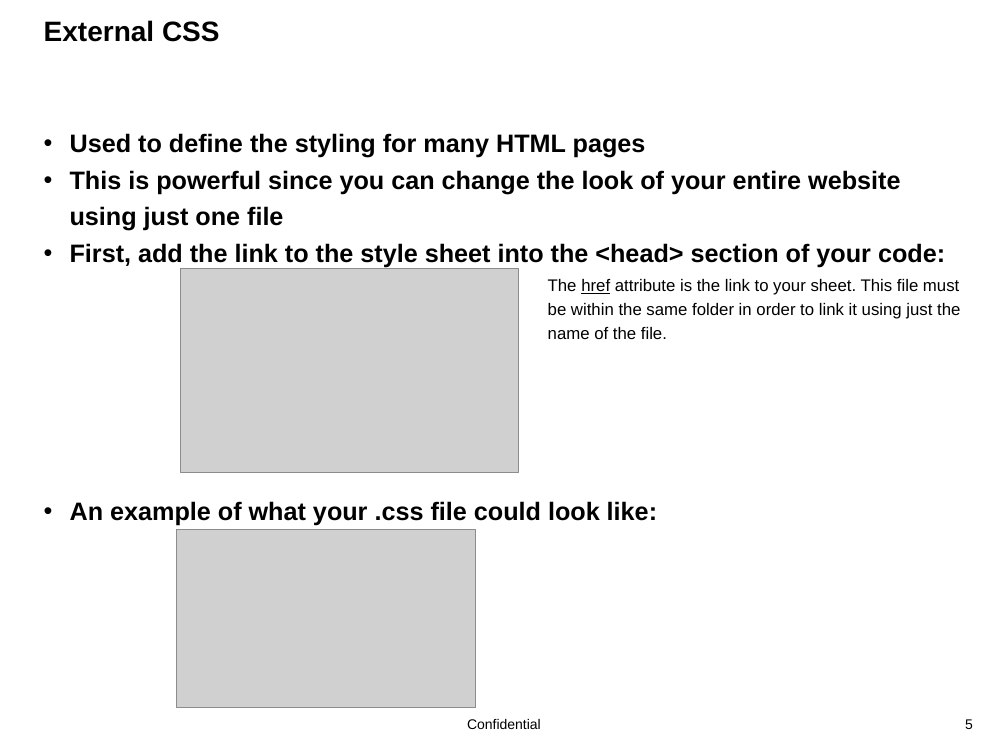
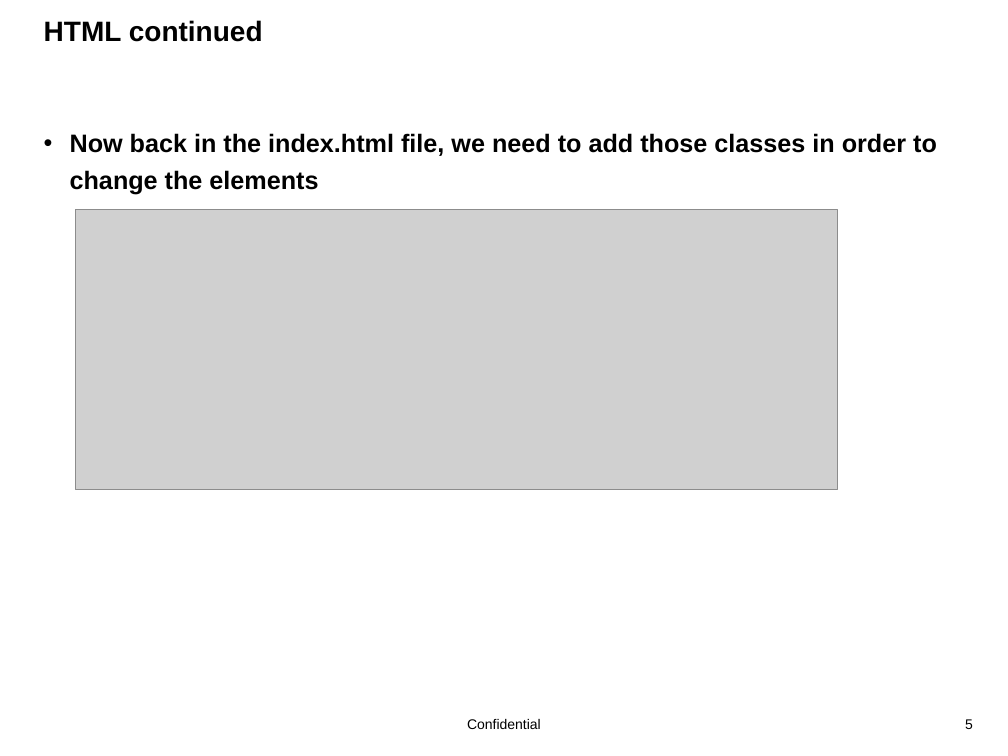
Before and after one commit to zbolmb/C1CodersCurriculum, a slide deck: slide 5 of lessons/lesson3/lesson3.pptx. Drawn at 1008x756 pixels with LibreOffice and Linux fonts; fonts in the diff are those of the drawing; grey boxes stand for pictures; background and template pictures are left out. Boxes give left, top, right and bottom in pixels: in the first picture for what was removed or moved away, otherwise in the second. Text is boxed around its words. In the diff, an @@ line names an element or a change of style, - is before the commit and + after.

```diff
--- a/lessons/lesson3/lesson3.pptx
+++ b/lessons/lesson3/lesson3.pptx
@@ title at [44,20,263,42]: text changed @@
-External CSS
+HTML continued
@@ text at [70,133,937,194]: text changed @@
-• Used to define the styling for many HTML pages
-• This is powerful since you can change the look of your entire website using just one file
-• First, add the link to the style sheet into the <head> section of your code:
-                • fttt The href attribute is the link to your sheet. This file must be within the same folder in order to link it using just the name of the file.
-• An example of what your .css file could look like:
+• Now back in the index.html file, we need to add those classes in order to change the elements
@@ picture added at [76,210,838,490] @@
@@ picture removed at [180,269,519,473] @@
@@ picture removed at [176,529,476,708] @@
```
Also in this commit, not shown: 1 other slide changed.
